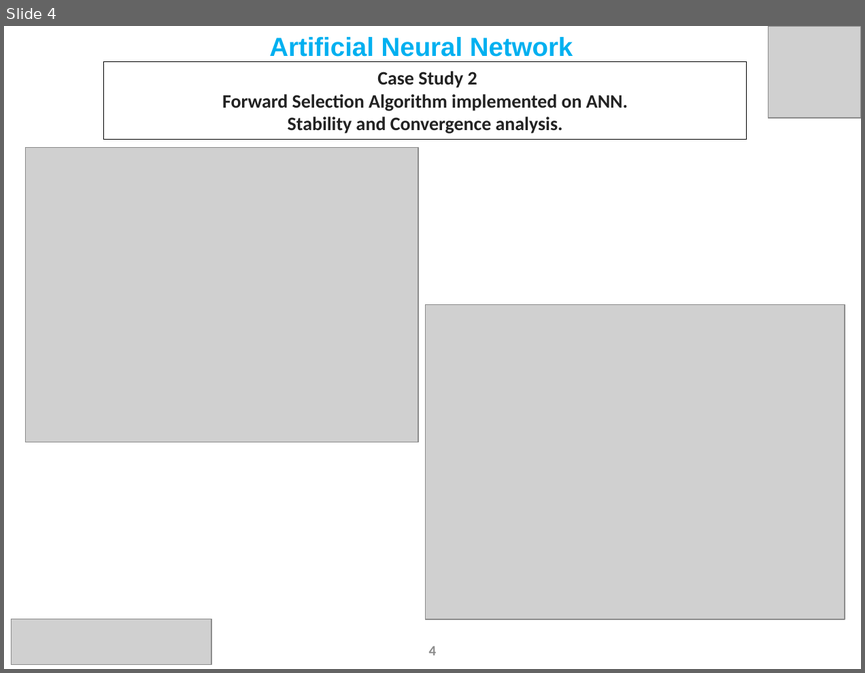
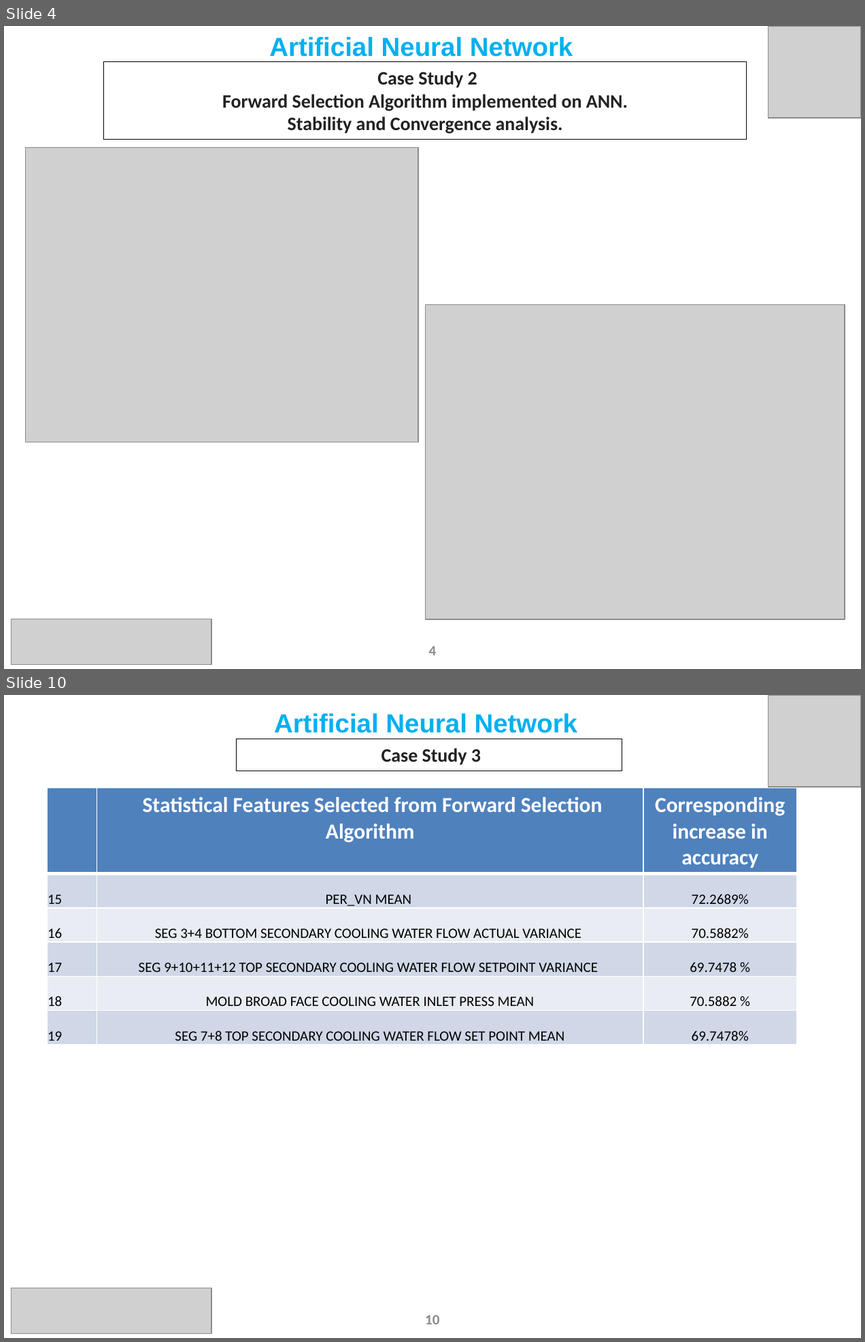
Before and after one commit to Subhigupta/Forward-Feature-Selection-Algorithm-on-AMNS-Data, a slide deck: ANN Update Slides June FFSA Updated.pptx. Shown one above the other, each under a label of ours: slide 4 before the commit, slides 4 and 10 after it; the slides between them are not shown. The pictures are 865x673 and 865x1342 pixels, drawn with LibreOffice and Linux fonts; fonts in the diff are those of the drawing; grey boxes stand for pictures. Boxes give left, top, right and bottom in pixels: in the first picture for what was removed or moved away, otherwise in the second. Text is boxed around its words. In the diff, an @@ line names an element or a change of style, - is before the commit and + after.

```diff
--- a/ANN Update Slides June FFSA Updated.pptx
+++ b/ANN Update Slides June FFSA Updated.pptx
@@ slide 10 added at (x1=4, y1=695, x2=861, y2=1338), background #FFFFFF @@
@@ text added at (x1=274, y1=713, x2=578, y2=733), 22 pt, text #00B0F0, bold @@
+Artificial Neural Network
@@ picture added at (x1=768, y1=695, x2=861, y2=787) @@
@@ rectangle added at (x1=236, y1=739, x2=621, y2=770), outline #000000 0.75 pt, 16 pt, text #222222, bold @@
+Case Study 3
@@ table added at (x1=47, y1=787, x2=797, y2=1047), 6 rows, 3 columns @@
+ | Statistical Features Selected from Forward Selection Algorithm | Corresponding increase in accuracy
+15 | PER_VN MEAN | 72.2689%
+16 | SEG 3+4 BOTTOM SECONDARY COOLING WATER FLOW ACTUAL VARIANCE | 70.5882%
+17 | SEG 9+10+11+12 TOP SECONDARY COOLING WATER FLOW SETPOINT VARIANCE | 69.7478 %
+18 | MOLD BROAD FACE COOLING WATER INLET PRESS MEAN | 70.5882 %
+19 | SEG 7+8 TOP SECONDARY COOLING WATER FLOW SET POINT MEAN | 69.7478%
@@ picture added at (x1=11, y1=1288, x2=211, y2=1334) @@
@@ page number added at (x1=425, y1=1314, x2=439, y2=1324), 12 pt, text #8C8C8C, bold @@
+10
```
Also in this commit, not shown: 5 other slides added, 22 other files.
